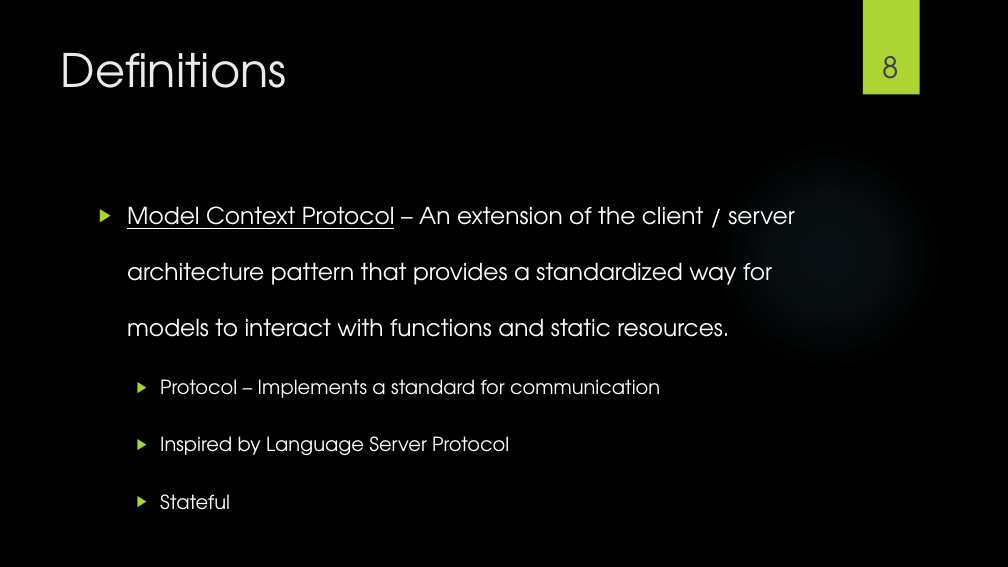
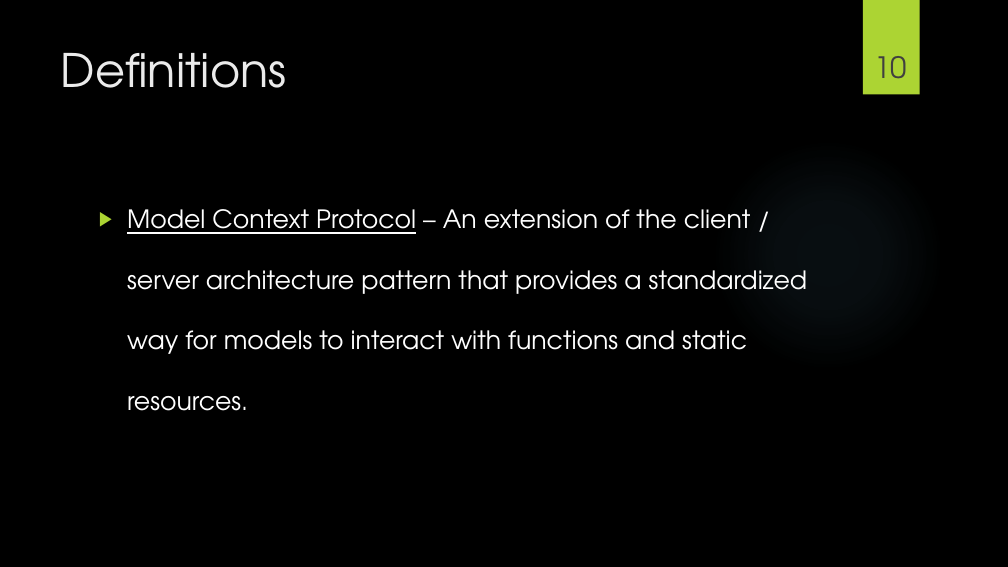
Before and after one commit to frank113/mcp_nycr_demo, a slide deck: slide 10 of slides/mcp_slides.pptx (slide 8 before the commit). Drawn at 1008x567 pixels with LibreOffice and Linux fonts; fonts in the diff are those of the drawing; background and template pictures are left out. Boxes give left, top, right and bottom in pixels: in the first picture for what was removed or moved away, otherwise in the second. Text is boxed around its words. In the diff, an @@ line names an element or a change of style, - is before the commit and + after.

Commit message:
Update slides

```diff
--- a/slides/mcp_slides.pptx
+++ b/slides/mcp_slides.pptx
@@ page number at (874, 56, 907, 79): text changed @@
-8
+10
@@ text "Model Context Protocol – An ..." at (127, 209, 808, 411): size 22.2 to 24 pt @@
@@ text at (160, 379, 660, 510): paragraphs removed @@
-  ▶ Protocol – Implements a standard for communication
-  ▶ Inspired by Language Server Protocol
-  ▶ Stateful
```
Also in this commit, not shown: 6 other slides changed, 5 slides added, 2 other files.
